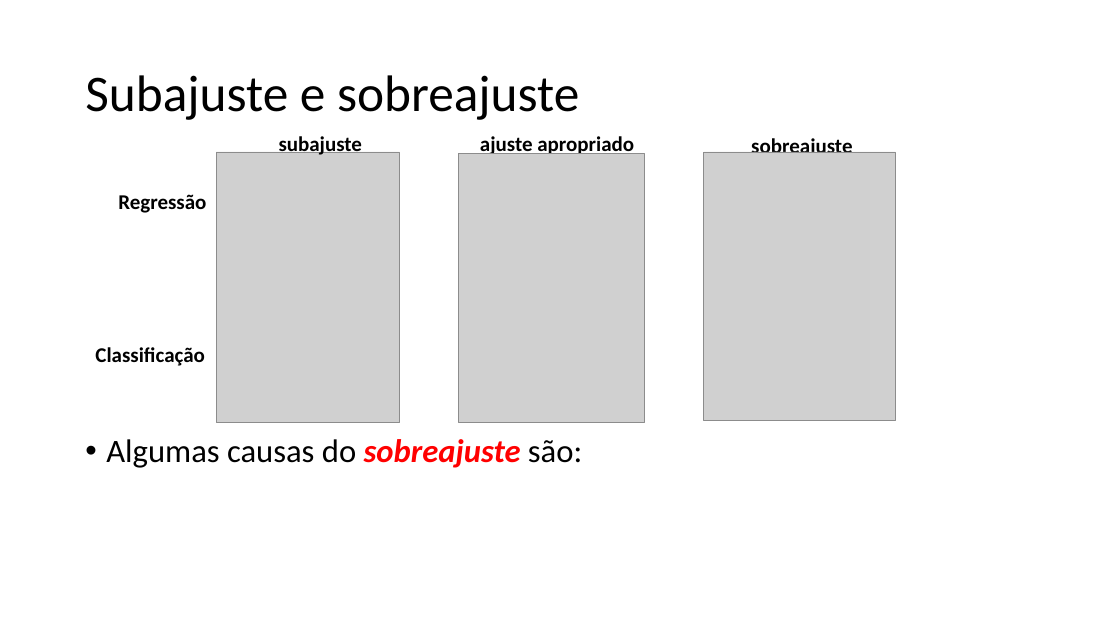
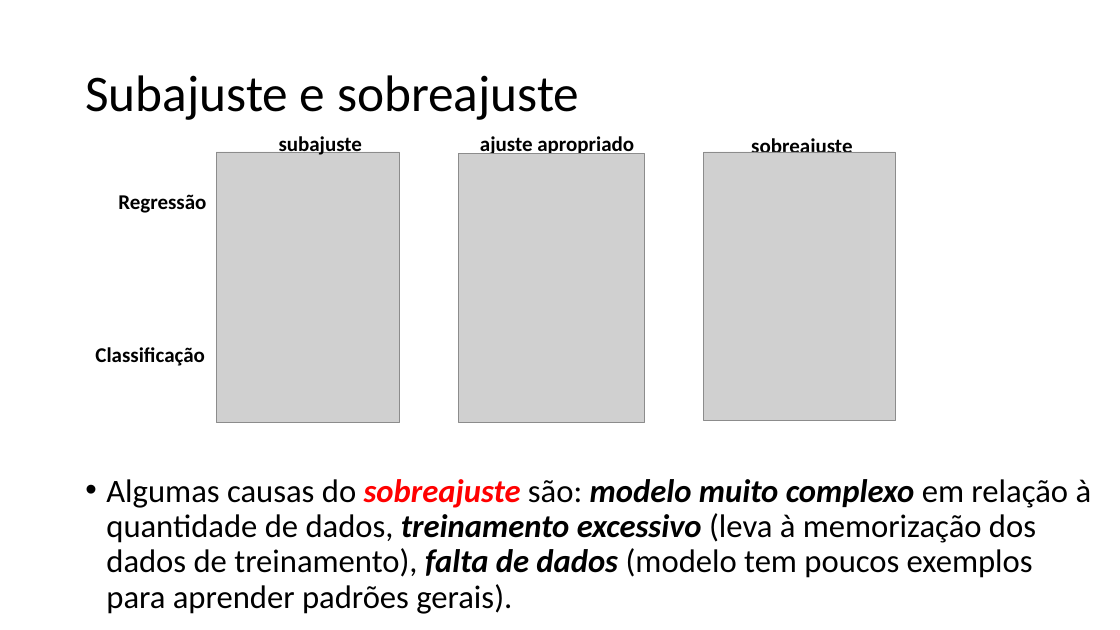
Before and after one commit to zz4fap/tp557-iot-ml, a slide deck: slide 14 of slides/TP557_10_Datasets.pptx. Drawn at 1120x630 pixels with LibreOffice and Linux fonts; fonts in the diff are those of the drawing; grey boxes stand for pictures. Boxes give left, top, right and bottom in pixels: in the first picture for what was removed or moved away, otherwise in the second. Text is boxed around its words. In the diff, an @@ line names an element or a change of style, - is before the commit and + after.

Commit message:
update of slides

```diff
--- a/slides/TP557_10_Datasets.pptx
+++ b/slides/TP557_10_Datasets.pptx
@@ text at <box>106,479,1092,614</box>: text changed @@
-• Algumas causas do sobreajuste são:
+• Algumas causas do sobreajuste são: modelo muito complexo em relação à quantidade de dados, treinamento excessivo (leva à memorização dos dados de treinamento), falta de dados (modelo tem poucos exemplos para aprender padrões gerais).
```
Also in this commit, not shown: 1 other slide changed, 6 slides added, 1 slide removed.
